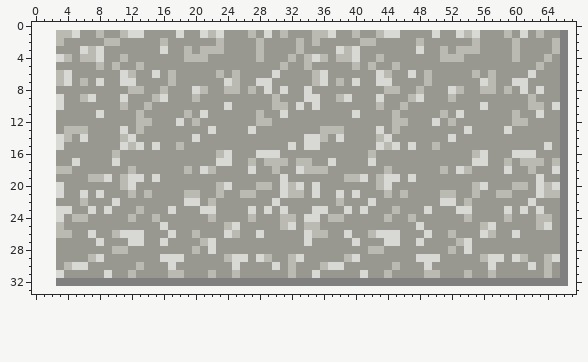
A sprite sheet gets an edit: Floor1/auditorium_spritesheet/entrance_floor_tiles.png. That is the earlier state.
The file is 64x32 pixels. The old version is drawn lined up with the new one, on the new canvas.
The result:
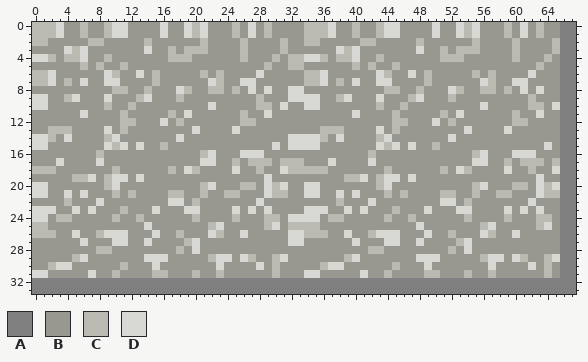
Palette (. is transparent): A #808080  B #989790  C #bbbab2  D #d8d8d5
Difference:
canvas 64x32 -> 68x34, the old top-left corner now at 3,1
Changed rows in their new state; - is an unchanged pixel.
first column x 0:
 0 CCCDBBCBBCDDBBBBDBBDCDBBBCBDBCBBBBCCCDBBCBBCDDBBBBDBBDCDBBBCBDBCBBAA
 1 CCCDBBC-BCDDBB--D-BDC-BB-C-D-C-B--C--------------------------------A
 2 CCBB---CCBB---C-B----C-B--C-B--C-BC--------------------------------A
 3 BBB-DC-BB-----D-BC--C-BB--C-B--C-B---------------------------------A
 4 DDCB-CDBBC-B-----CC-BB----C-B-C--CD--------------------------------A
 5 BBB---C---BC-B---------------C-BCCB--------------------------------A
 6 CCDBB----DCBBD-C-B---C---B--D-B---C--------------------------------A
 7 CCDBC-D-BDDBB--C-B----DCBBDDBB----C--------------------------------A
 8 BBB-------CCBBC-B-DCBBCCB--D---BDDB--------------------------------A
 9 DDBBCDBB-D-B-CDBB-C-B-------C-B-DD---------------------------------A
10 DDBB-----C-BC-B-------D-B---CCBD-BD--------------------------------A
11 BBB---D-B--C-B---C-D-B----C-BD-B-----------------------------------A
12 BBB--------CCBB-D-C-B-----CCBB-------------------------------------A
13 BBCC-BB--D-C-B------D-B--D-B---------------------------------------A
14 DDCBD-B--CDBB-----D-B-----------DD---------------------------------A
15 DDBB-----DC-B--BC-B-----------D--D---------------------------------A
16 BBB-----C-B----------CDBB-DD-BB------------------------------------A
17 BBBD-B--D-B----------DDBBC--C-B-C-B--------------------------------A
18 CCCBB-----C-B----C-DCBB--D-BC-BDCC---------------------------------A
19 BBB--CCDBCDDB--B-------------D-B-----------------------------------A
20 DDBB-----CDBB--------CDBB-CCBDC-BBD--------------------------------A
21 DDBBD---B-C---B--CCBBC-BCCBB-DCCBBD--------------------------------A
22 BBB-C-B-D-B------DDBC-B-----D-B------------------------------------A
23 DDDBBD---B-C-B-D-B-DDBB--D-----B--D--------------------------------A
24 DDBCCBB---C-BC-B----C-B--C-B-CCBDD---------------------------------A
25 CCBB----------D-B-----CDBB---CDBCC---------------------------------A
26 CCCBBD-BCDD-BB-D-BC-B-DCBBD-B---DDC--------------------------------A
27 BBB---D-B-DDBBD-B--CDBB---------DDB--------------------------------A
28 BBB-----CCBB------C-D-B--------------------------------------------A
29 BBB--CDBB-----DD-BB---CDDB-CBBCDBB---------------------------------A
30 BBCDDBB----C-B-D-B-----D-B--D-C-B----------------------------------A
31 DDBB---D-BC-B--CCBB-C-BC-B----C-B-D--------------------------------A
32 AAA----------------------------------------------------------------A
33 AAAAAAAAAAAAAAAAAAAAAAAAAAAAAAAAAAAAAAAAAAAAAAAAAAAAAAAAAAAAAAAAAAAA
Where, in picture pixels (left, top, right, bottom), the same in both pictures:
changed: (32, 22, 576, 294)
